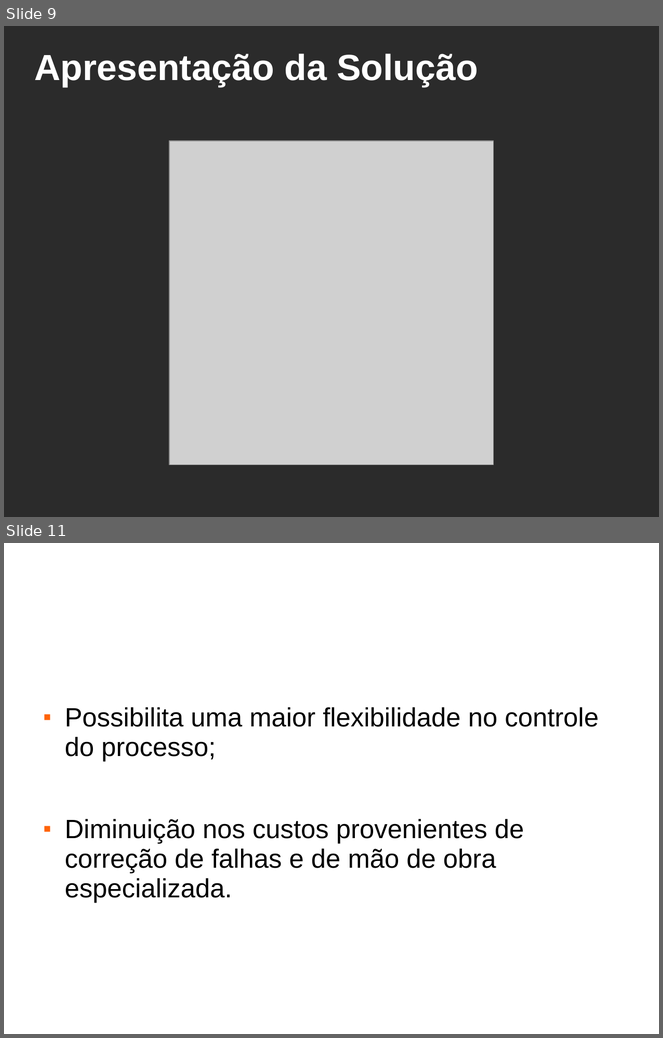
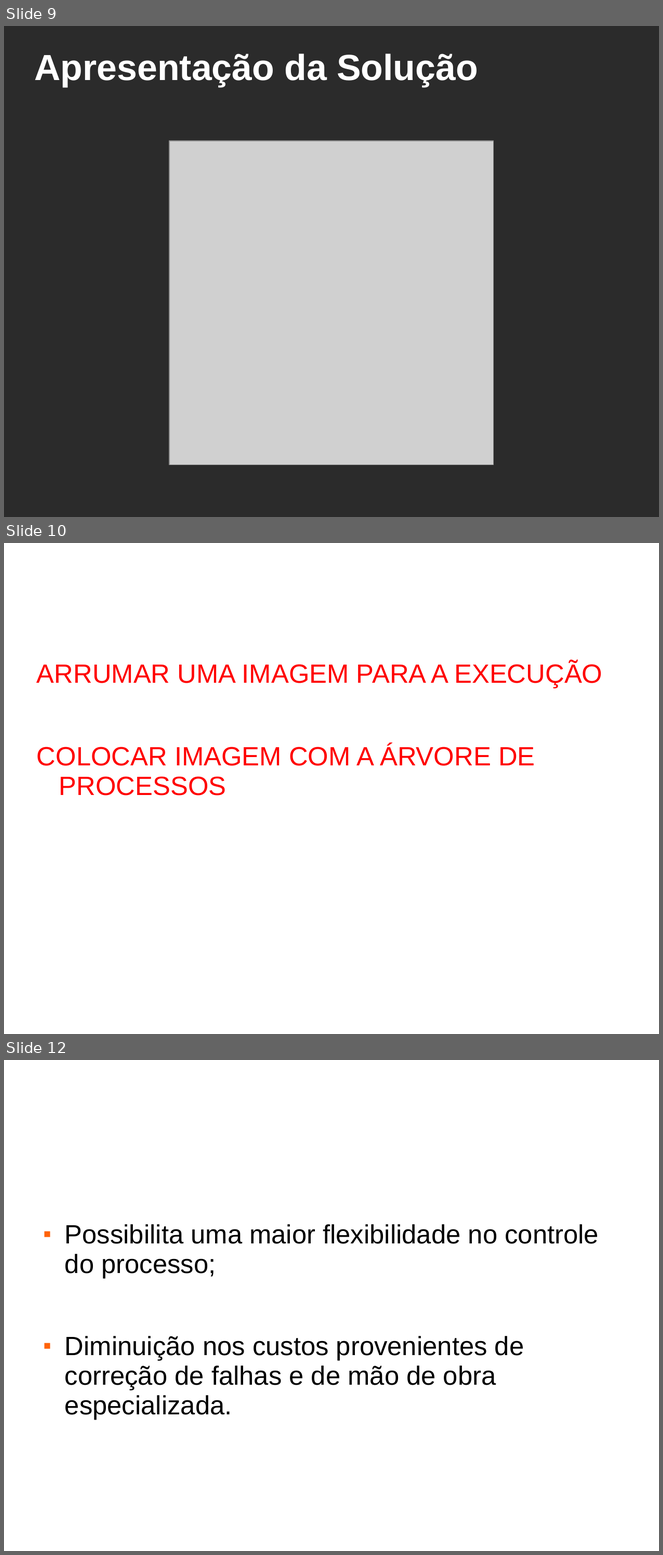
Before and after one commit to processboss/assembla-tcc-pre-projeto, a slide deck: doc/Documentação/Apresentação.ppt. Shown one above the other, each under a label of ours: slides 9 and 11 before the commit, slides 9, 10 and 12 after it; the slides between them are not shown. The pictures are 663x1038 and 663x1555 pixels, drawn with LibreOffice and Linux fonts; fonts in the diff are those of the drawing; grey boxes stand for pictures; background and template pictures are left out; a plain dark background stands for a picture behind light text. Boxes give left, top, right and bottom in pixels: in the first picture for what was removed or moved away, otherwise in the second. Text is boxed around its words. In the diff, an @@ line names an element or a change of style, - is before the commit and + after.

```diff
--- a/doc/Documentação/Apresentação.ppt
+++ b/doc/Documentação/Apresentação.ppt
@@ slide 10 added at (x1=4, y1=543, x2=659, y2=1034), background picture (left out) @@
@@ text added at (x1=37, y1=662, x2=603, y2=796), 32 pt, text #FF0000 @@
+ARRUMAR UMA IMAGEM PARA A EXECUÇÃO
+COLOCAR IMAGEM COM A ÁRVORE DE PROCESSOS
@@ what was slide 11 is now slide 12 @@
```
Also in this commit, not shown: 3 slides changed, 29 other files.
